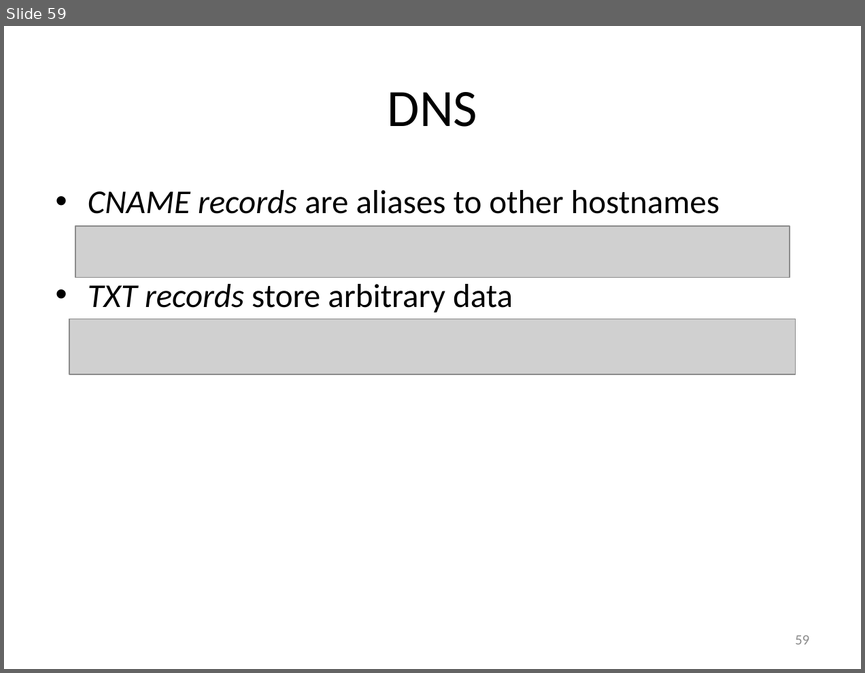
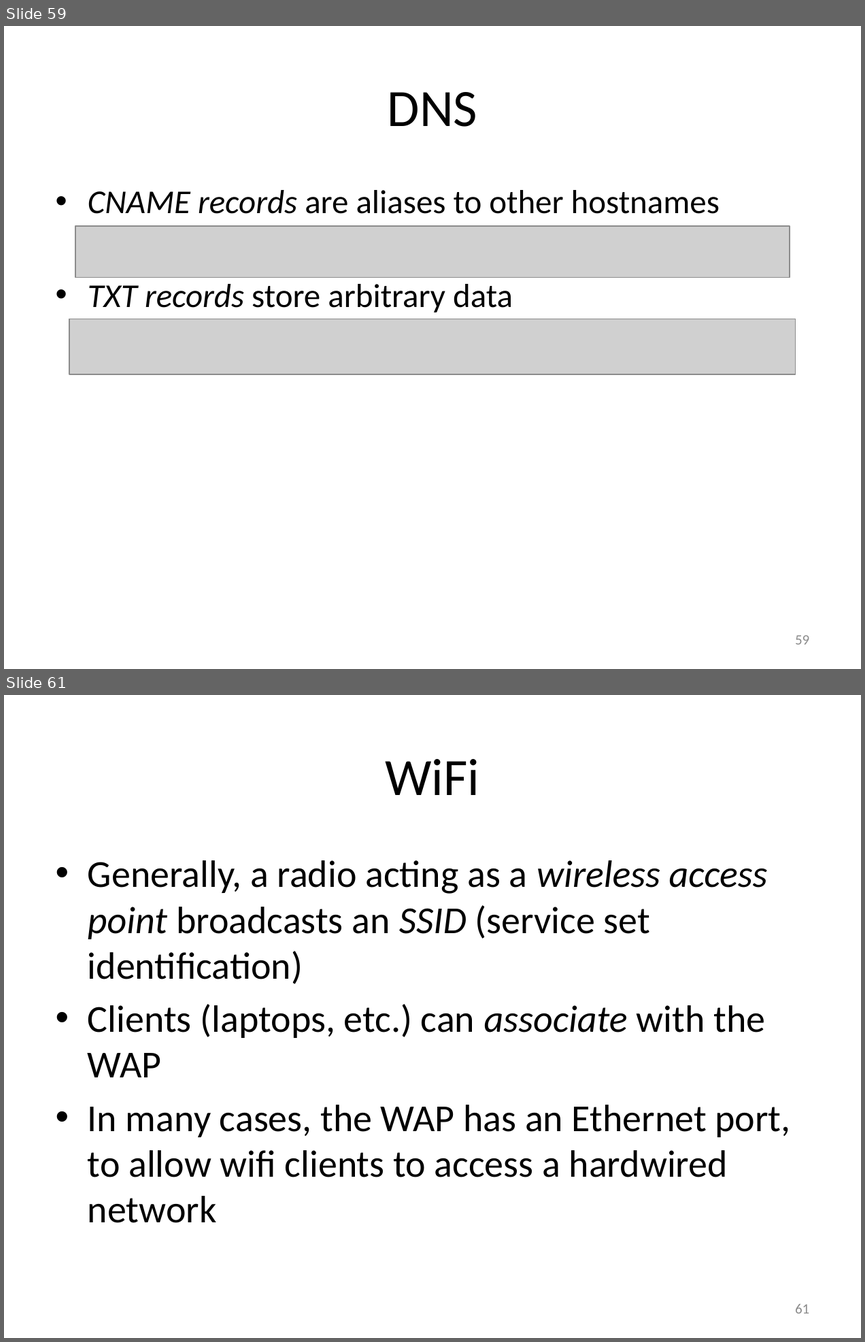
Before and after one commit to carlosgj/FRC-Training, a slide deck: Networking Basics.pptx. Shown one above the other, each under a label of ours: slide 59 before the commit, slides 59 and 61 after it; the slides between them are not shown. The pictures are 865x673 and 865x1342 pixels, drawn with LibreOffice and Linux fonts; fonts in the diff are those of the drawing; grey boxes stand for pictures. Boxes give left, top, right and bottom in pixels: in the first picture for what was removed or moved away, otherwise in the second. Text is boxed around its words. In the diff, an @@ line names an element or a change of style, - is before the commit and + after.

Commit message:
Added wifi stuff

```diff
--- a/Networking Basics.pptx
+++ b/Networking Basics.pptx
@@ slide 61 added at box(4, 695, 861, 1338), background #FFFFFF @@
@@ title added at box(385, 759, 479, 795), 44 pt, text #000000 @@
+WiFi
@@ text added at box(88, 860, 790, 1223), 32 pt, text #000000 @@
+• Generally, a radio acting as a wireless access point broadcasts an SSID (service set identification)
+• Clients (laptops, etc.) can associate with the WAP
+• In many cases, the WAP has an Ethernet port, to allow wifi clients to access a hardwired network
@@ page number added at box(795, 1304, 809, 1313), 12 pt, text #8C8C8C @@
+61
```
Also in this commit, not shown: 1 slide changed, 3 other slides added, 1 slide removed.
